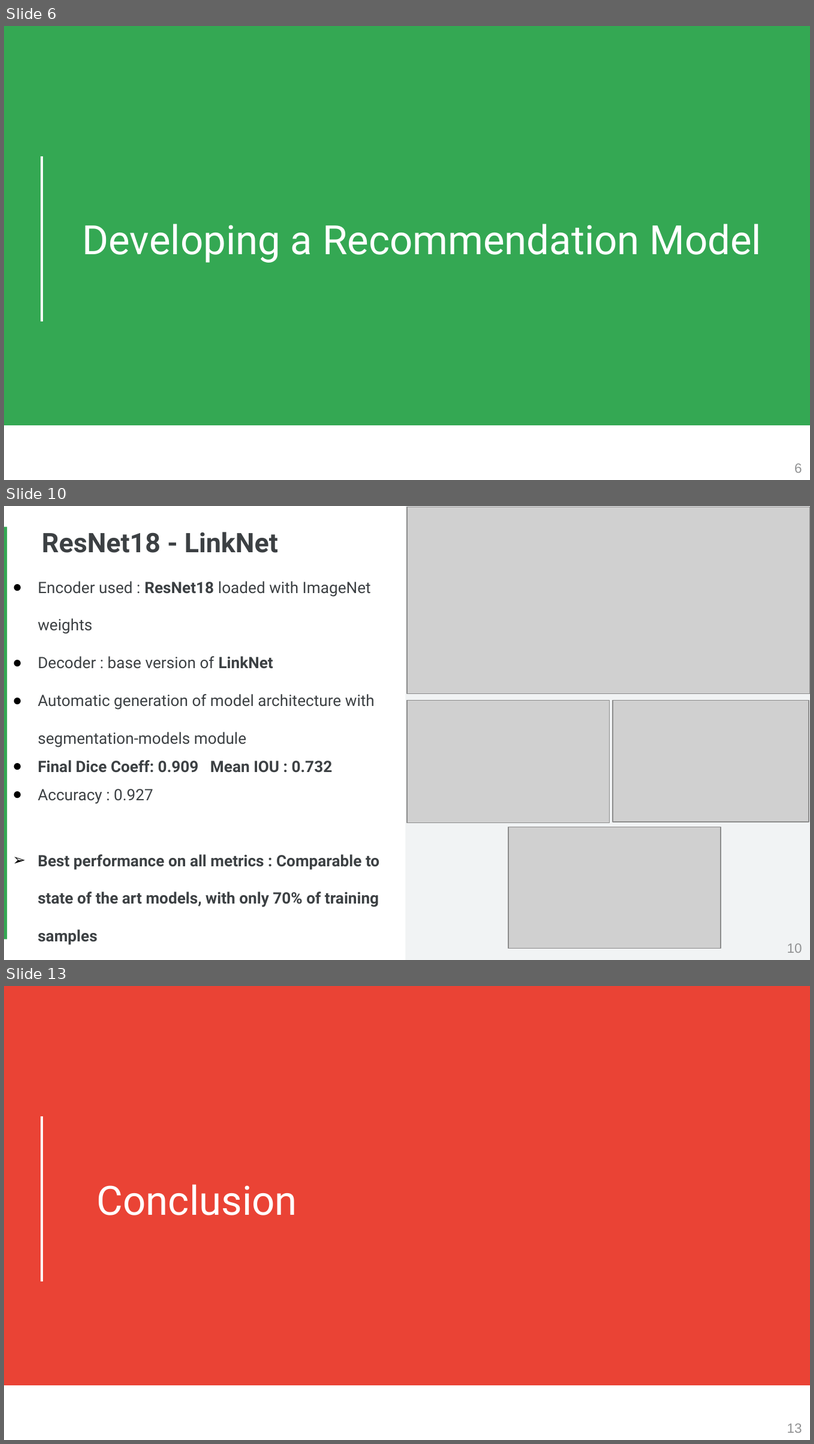
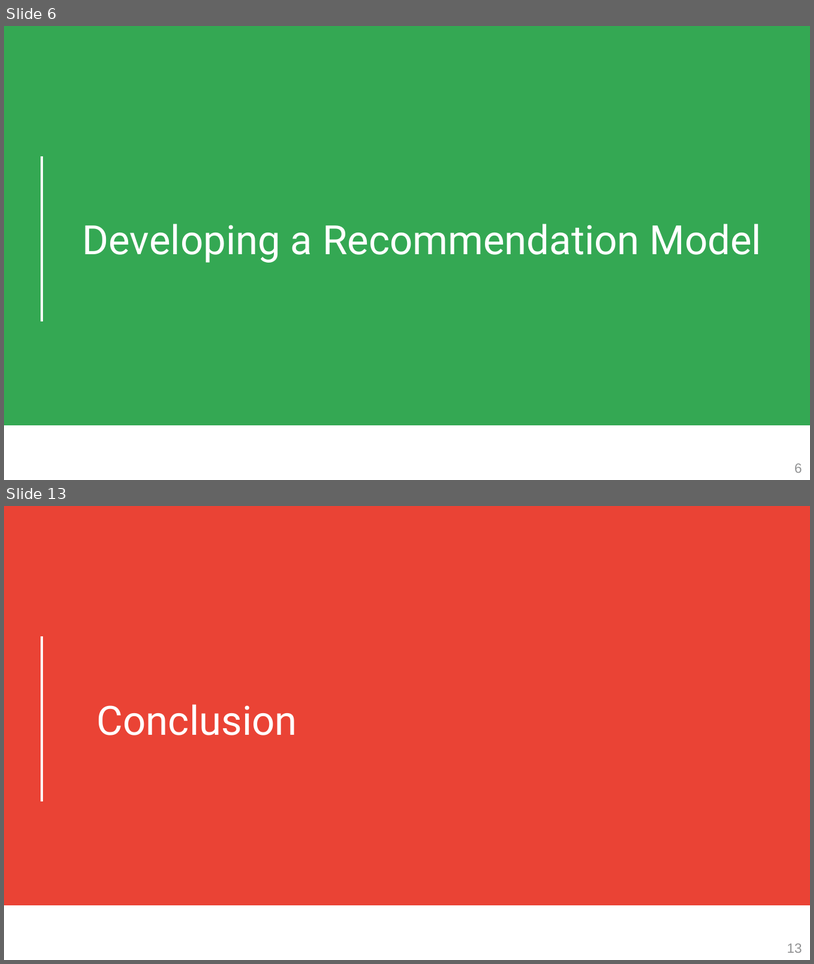
Before and after one commit to octave-ati/Designing-a-Recommendation-Model, a slide deck: P9_03_Presentation.pptx. Shown one above the other, each under a label of ours: slides 6, 10 and 13 before the commit, slides 6 and 13 after it; the slides between them are not shown. The pictures are 814x1444 and 814x964 pixels, drawn with LibreOffice and Linux fonts; fonts in the diff are those of the drawing; grey boxes stand for pictures. Boxes give left, top, right and bottom in pixels: in the first picture for what was removed or moved away, otherwise in the second. Text is boxed around its words. In the diff, an @@ line names an element or a change of style, - is before the commit and + after.

```diff
--- a/P9_03_Presentation.pptx
+++ b/P9_03_Presentation.pptx
@@ slide 10 removed at box(4, 506, 810, 960), background #FFFFFF @@
@@ rectangle removed at box(405, 506, 810, 959) @@
@@ picture removed at box(407, 507, 810, 693) @@
@@ rectangle removed at box(4, 527, 7, 939) @@
@@ title removed at box(42, 532, 278, 553) @@
-ResNet18 - LinkNet
@@ text removed at box(38, 581, 380, 945) @@
-● Encoder used : ResNet18 loaded with ImageNet weights
-● Decoder : base version of LinkNet
-● Automatic generation of model architecture with segmentation-models module
-● Final Dice Coeff: 0.909 Mean IOU : 0.732
-● Accuracy : 0.927
-➢ Best performance on all metrics : Comparable to state of the art models, with only 70% of training samples
@@ picture removed at box(407, 700, 609, 823) @@
@@ picture removed at box(613, 700, 810, 822) @@
@@ picture removed at box(509, 827, 722, 948) @@
@@ page number removed at box(788, 943, 803, 952) @@
-10
```
Also in this commit, not shown: 3 slides changed, 5 slides added, 4 other slides removed, 2 other files.
